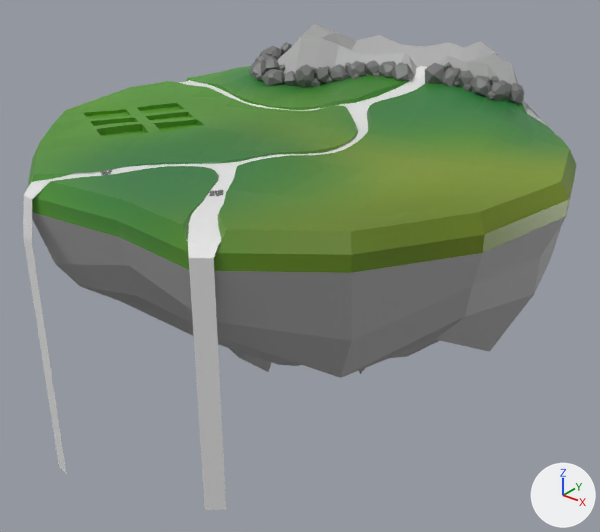
The FBX model Assets/Graphic/Meshes/Island.fbx, before and after one commit.
Rendered twice from a camera (50 mm lens) standing at (-41.0, -197.0, 82.0) and looking at (-196.0, -3.0, -38.0). Arrows for +X, +Y and +Z are at lower right; the lights stay in place. Where no turn or scale is listed for an object, it has been applied to the vertices. Vertices at the same position are counted once.

The first picture shows 'Top_Island_without_mod.001'.
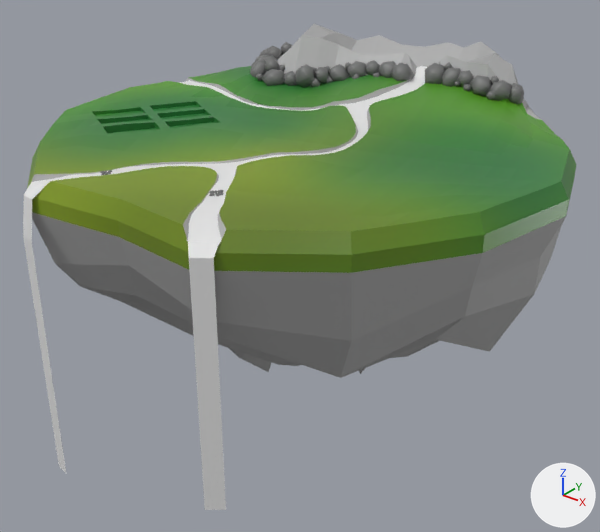
The newer file is also turned or shifted as a whole; pictures and numbers use the older file's frame.

Pixel boxes (x1, y1, x2, y2) of what changed, in the pictures (600 x 532 px; the box of a moved part takes in the faces that stretch with it):
part 1 of me_sphere_022, moved or reshaped
    both: (27, 97, 576, 255)
part 2 of me_sphere_022, surface changed
    both: (32, 46, 576, 269)
part 3 of me_sphere_022, recoloured (green to grey)
    both: (32, 78, 409, 244)

The change, as a list of edits to the scene's bpy script:
```text
Change me_sphere_022:
    used by ob_top_island_without_mod_001; location = (-205.0, 21.5, -0.9)
    remove me_sphere_022.from_pydata(...)  # 2174 vertices, 1989 faces; spans x -75.0..93.0, y -107.0..69.0, z -85.0..28.0
    add me_sphere_022.from_pydata(...)  # 2186 vertices, 1989 faces; spans x -75.0..93.0, y -107.0..69.0, z -85.0..28.0
    me_sphere_022 part 1
    62 vertices are removed from x -56.0..-15.0, y -70.0..-27.0, z 8.0..11.0
    113 faces are deleted
    4 vertices in x -58.0..-41.0, y -64.0..-55.0, z 8.0..10.0 move by (1.0, 3.0, 0.0)
    33 vertices move from x -51.0..-5.0, y -89.0..-27.0, z 8.0..11.0 to x -54.0..-5.0, y -89.0..-33.0, z 8.0..11.0
    74 vertices are added at x -73.0..92.0, y -100.0..67.0, z 7.0..17.0
    70 new faces join them, mat_m_grassland (picture img_grass_jpg)
    7 new faces join them, mat_m_bottom_island (grey #adadad)
    36 new faces join them, mat_m_rocks (grey #727272)
    me_sphere_022 part 2: 588 kept faces spanning x -75.0..93.0, y -105.0..69.0, z 1.0..28.0 get new texture (UV) coordinates
    me_sphere_022 part 3: 131 faces spanning x -69.0..45.0, y -103.0..31.0, z 6.0..15.0 switch from mat_m_grassland (picture img_grass_jpg) to mat_m_bottom_island (grey #adadad)
```
